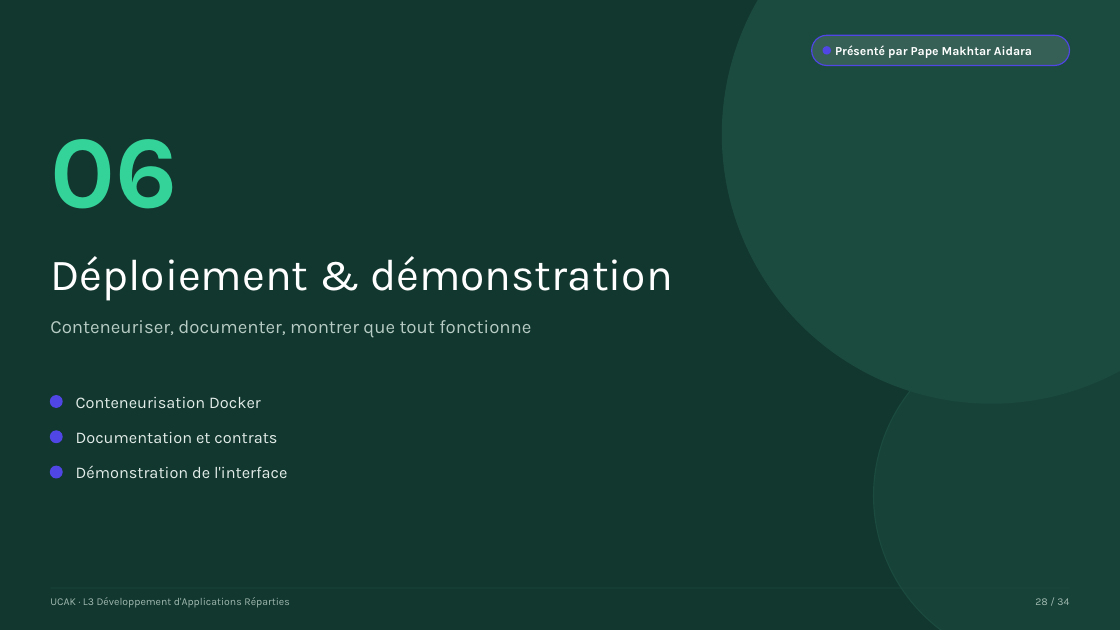
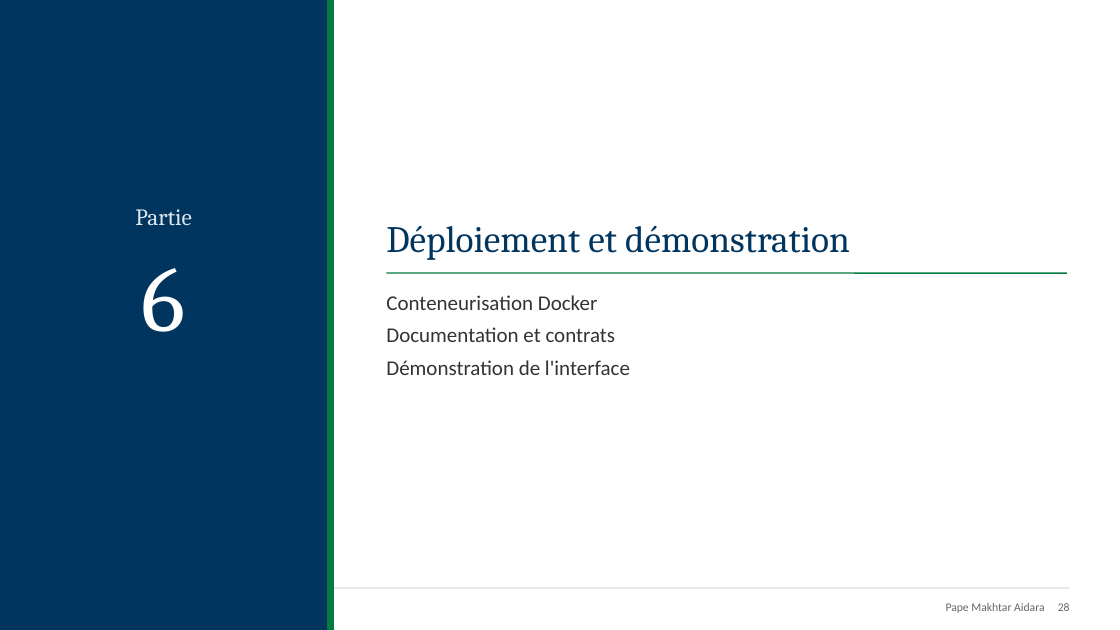
Before and after one commit to makhtar2/tp-microservices-evaluations, a slide deck: slide 28 of presentation/Soutenance-Plateforme-Evaluations.pptx. Drawn at 1120x630 pixels with LibreOffice and Linux fonts; fonts in the diff are those of the drawing. Boxes give left, top, right and bottom in pixels: in the first picture for what was removed or moved away, otherwise in the second. Text is boxed around its words. In the diff, an @@ line names an element or a change of style, - is before the commit and + after.

Commit message:
docs(presentation): nouveau design aux couleurs de l'UCAK, avec logo
Support plus sobre et page de garde classique. L'ancien modèle reste
disponible dans presentation/ancien-modele/.

```diff
--- a/presentation/Soutenance-Plateforme-Evaluations.pptx
+++ b/presentation/Soutenance-Plateforme-Evaluations.pptx
@@ background #12372F to #FFFFFF @@
@@ rectangle added at <box>0,0,328,630</box>, fill #00355F, outline #00355F 1 pt @@
@@ rectangle added at <box>328,0,334,630</box>, fill #037B3F, outline #037B3F 1 pt @@
@@ ellipse removed at <box>723,0,1120,403</box> @@
@@ rounded rectangle removed at <box>812,35,1070,66</box> @@
@@ ellipse removed at <box>823,46,831,55</box> @@
@@ text removed at <box>50,139,177,209</box> @@
-06
@@ text "Déploiement et démonstration" at <box>386,225,850,260</box>: vertical alignment middle to bottom @@
@@ text added at <box>135,209,192,226</box>, 20 pt, text #DCE6EE @@
+Partie
@@ text at <box>386,225,850,260</box>: text changed; size 38 to 32 pt; font Karla to Cambria; text colour #FFFFFF to #00355F @@
-Déploiement & démonstration
+Déploiement et démonstration
@@ text added at <box>142,268,186,332</box>, 80 pt, text #FFFFFF @@
+6
@@ text at <box>386,295,597,310</box>: paragraph added @@
+Conteneurisation Docker
@@ text "Conteneurisation Docker": place and size @@
-text "Conteneurisation Docker" at <box>76,432,277,443</box>
+text "Conteneurisation Docker" at <box>386,295,630,375</box>
@@ text "Conteneurisation Docker" at <box>386,295,630,375</box>: vertical alignment middle to top @@
@@ line added from (386, 273) to (1067, 273), #037B3F 1.25 pt @@
@@ text removed at <box>50,320,531,338</box> @@
-Conteneuriser, documenter, montrer que tout fonctionne
@@ text at <box>386,327,616,342</box>: size 14 to 18 pt, font Karla to Calibri, text colour #E2ECE8 to #333333 in "Documentation et contrats"; more space between paragraphs @@
@@ ellipse removed at <box>874,328,1120,630</box> @@
@@ text at <box>386,360,630,375</box>: paragraph added @@
+Démonstration de l'interface
@@ ellipse removed at <box>50,396,62,408</box> @@
@@ text removed at <box>76,397,261,408</box> @@
-Conteneurisation Docker
@@ ellipse removed at <box>50,431,62,443</box> @@
@@ ellipse removed at <box>50,466,62,478</box> @@
@@ text removed at <box>76,465,287,478</box> @@
-Démonstration de l'interface
@@ line (50, 588) - (1070, 588): stroke #1B4A3F 0.75 pt to #BFC4C0 0.5 pt @@
@@ text removed at <box>50,597,290,608</box> @@
-UCAK · L3 Développement d'Applications Réparties
@@ text removed at <box>1035,598,1069,605</box> @@
-28 / 34
@@ text at <box>946,603,1070,613</box>: text changed; size 10.5 to 10 pt; font Karla to Calibri; text colour #FFFFFF to #666666; bold off @@
-Présenté par Pape Makhtar Aidara
+Pape Makhtar Aidara 28
```
Also in this commit, not shown: 31 other slides changed, 2 slides added, 2 slides removed, 14 other files.
